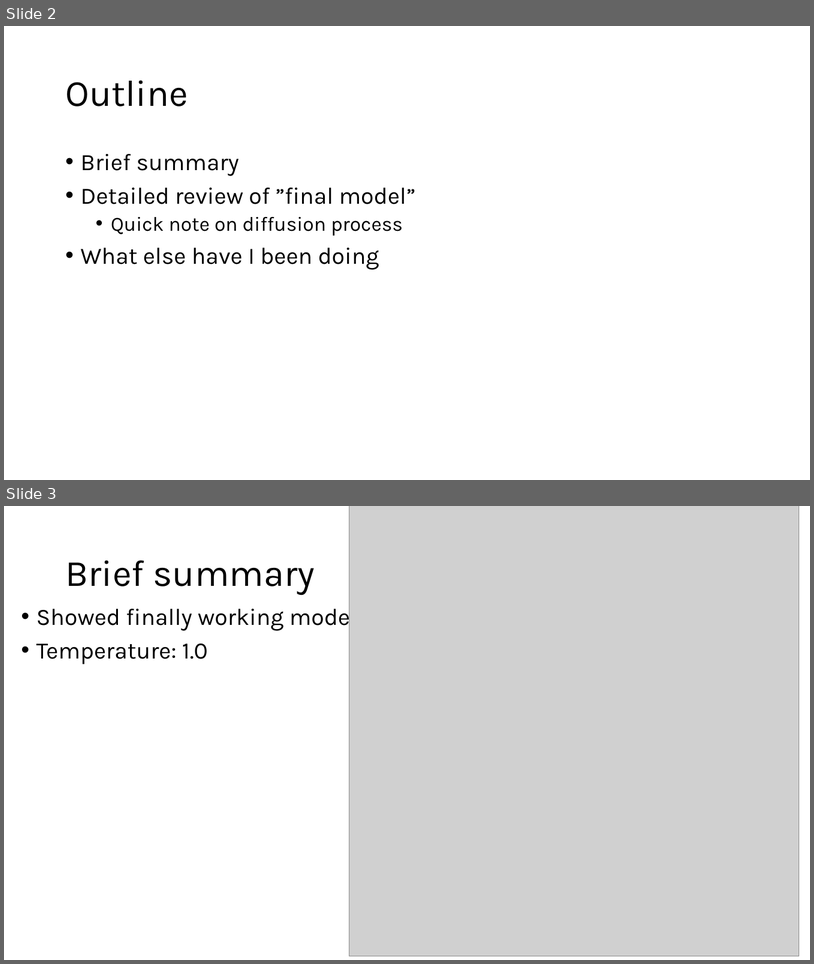
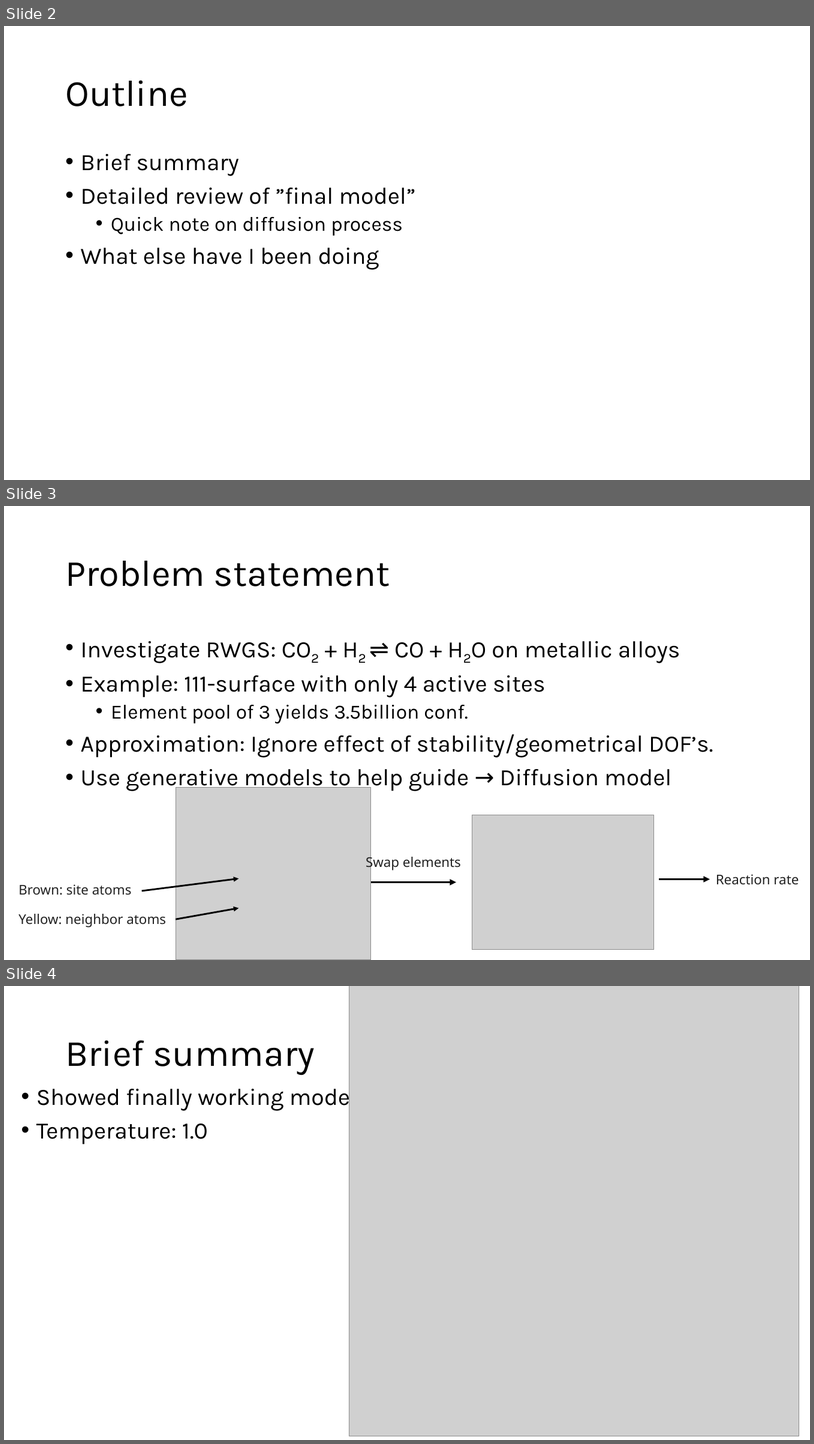
Before and after one commit to karsten3112/gen_catalyst_design, a slide deck: slides/diffusion_models5.pptx. Shown one above the other, each under a label of ours: slides 2 and 3 before the commit, slides 2, 3 and 4 after it. The pictures are 814x964 and 814x1444 pixels, drawn with LibreOffice and Linux fonts; fonts in the diff are those of the drawing; grey boxes stand for pictures. Boxes give left, top, right and bottom in pixels: in the first picture for what was removed or moved away, otherwise in the second. Text is boxed around its words. In the diff, an @@ line names an element or a change of style, - is before the commit and + after.

```diff
--- a/slides/diffusion_models5.pptx
+++ b/slides/diffusion_models5.pptx
@@ slide 3 added at (4, 506, 810, 960), background #FFFFFF @@
@@ title added at (65, 561, 390, 586), 44 pt, text #000000 @@
+Problem statement
@@ text added at (81, 641, 714, 791), 28 pt, text #000000 @@
+• Investigate RWGS: CO2 + H2 ⇌ CO + H2O on metallic alloys
+• Example: 111-surface with only 4 active sites
+  • Element pool of 3 yields 3.5billion conf.
+• Approximation: Ignore effect of stability/geometrical DOF’s.
+• Use generative models to help guide → Diffusion model
@@ picture added at (176, 787, 371, 960) @@
@@ picture added at (472, 814, 654, 949) @@
@@ text added at (366, 855, 461, 870), 16 pt, text #222222 @@
+Swap elements
@@ arrow added from (142, 891) to (239, 879), #000000 2 pt @@
@@ arrow added from (371, 882) to (456, 882), #000000 2.5 pt @@
@@ arrow added from (660, 879) to (711, 879), #000000 2.5 pt @@
@@ text added at (716, 874, 799, 885), 16 pt, text #222222 @@
+Reaction rate
@@ text added at (18, 884, 132, 895), 16 pt, text #222222 @@
+Brown: site atoms
@@ text added at (18, 913, 166, 927), 16 pt, text #222222 @@
+Yellow: neighbor atoms
@@ arrow added from (176, 919) to (239, 907), #000000 2 pt @@
@@ what was slide 3 is now slide 4 @@
```
Also in this commit, not shown: 5 slides changed, 12 other files.
